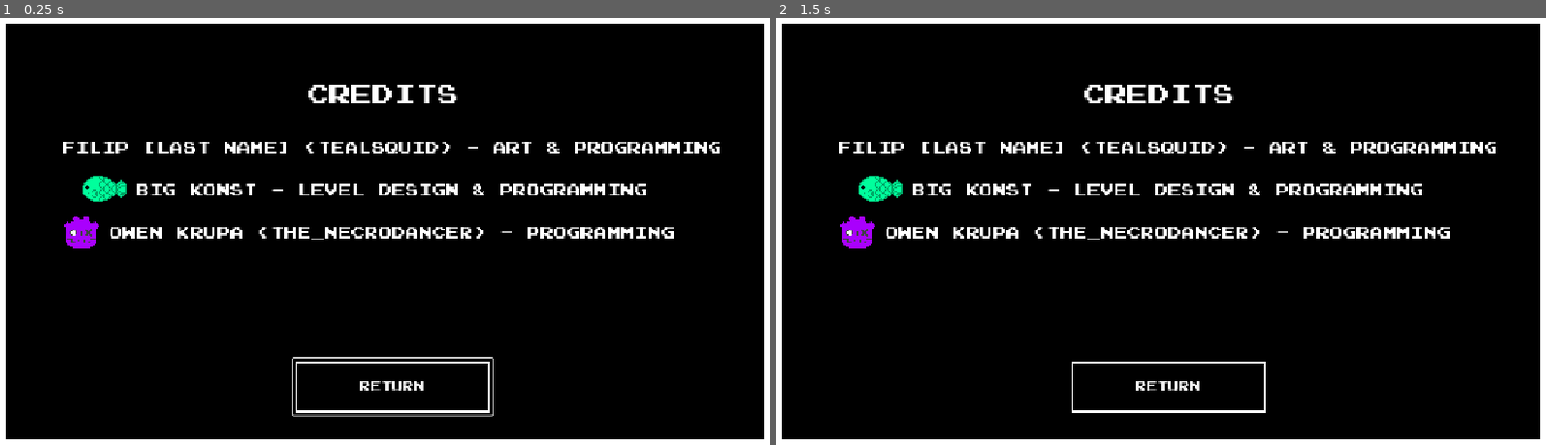
Above: before the commit, frames 1-2 (left to right).
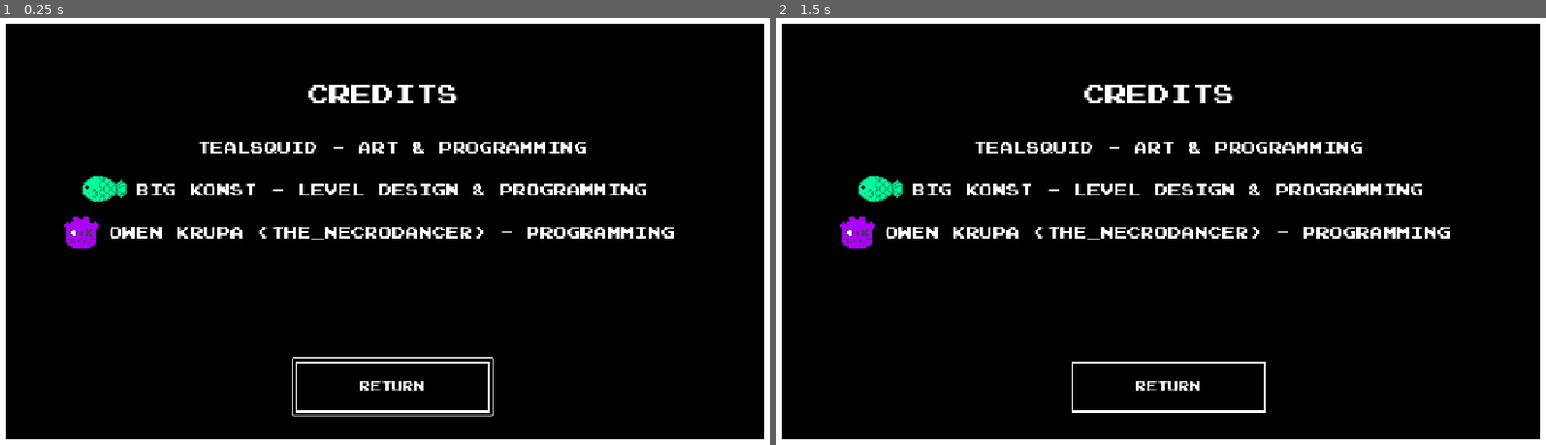
Above: after the commit, the same moments.

Repository: The-Necrodancer/Current-Jam
Game: Godot game, scene res://Scenes/Main Menu/credits.tscn
Same seed, same stepped clock (60 frames per second), same inputs: the game is played once before the commit and once after it. This scene is started directly instead of the project's main scene.
Inputs:
- Up to frame 1 (0.25 s): no input
- Up to frame 2 (1.5 s): hold D (right) 0.53-1.25 s; click "Return" at 1.25 s

The runs differ from the first frame. In frame 1, 1.3% of the frame differs, in the area x 8-94%, y 29-32%; in frame 2, 1.3%.

Commit message:
Credit update

Diff:
--- a/windy-ass-bank-heist/Scenes/Main Menu/credits.tscn
+++ b/windy-ass-bank-heist/Scenes/Main Menu/credits.tscn
@@ -42,7 +42,7 @@
 offset_bottom = 486.0
 theme_override_fonts/normal_font = ExtResource("2_1bamb")
 theme_override_font_sizes/normal_font_size = 20
-text = "Filip [Last Name] (tealsquid) - Art & Programming
+text = "tealsquid - Art & Programming
 
 
 BIG KONst - Level Design & PRogramming
